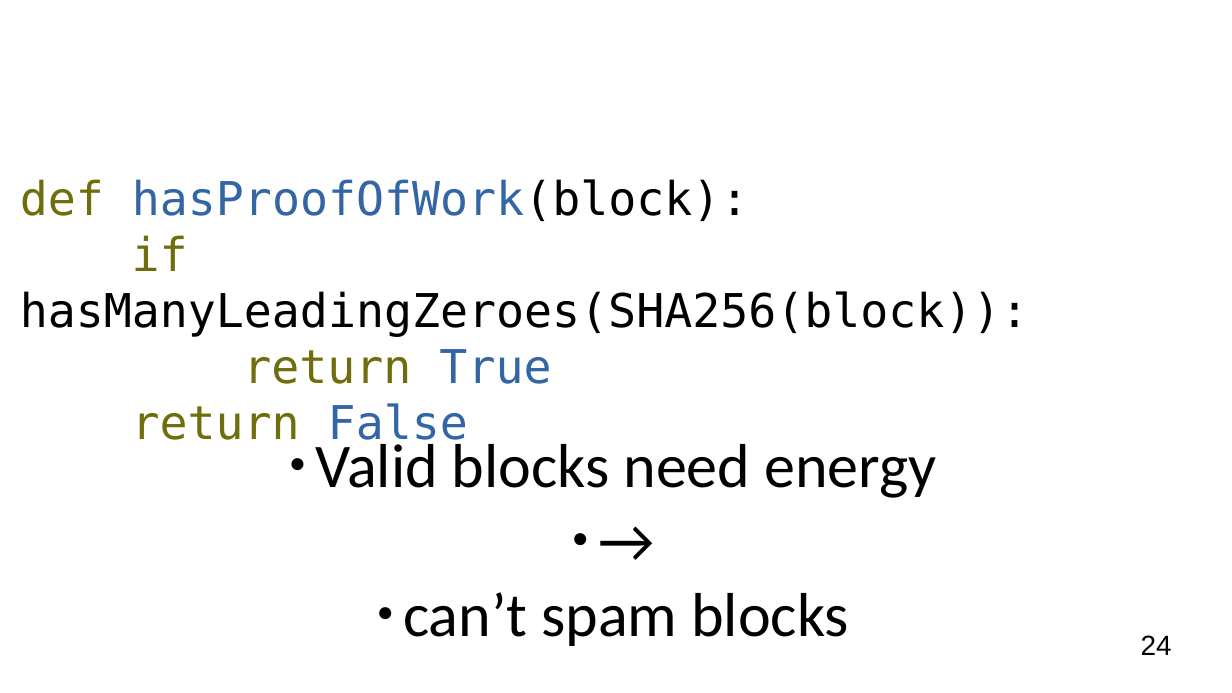
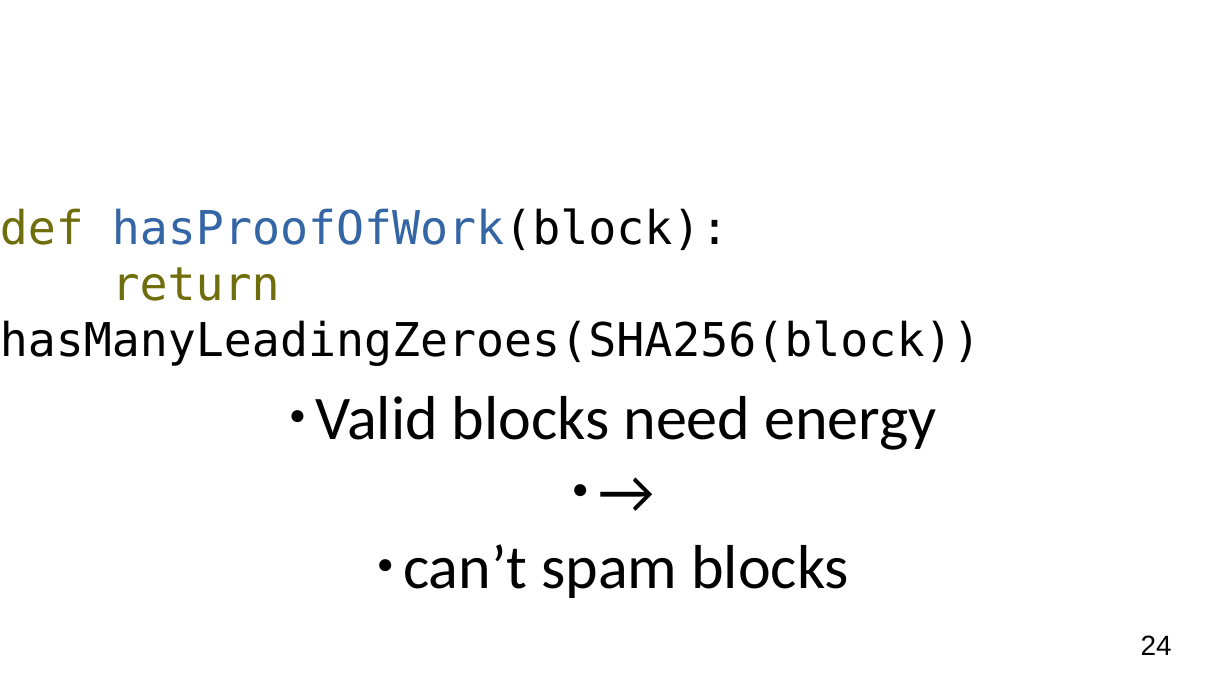
Before and after one commit to OrfeasLitos/blockchain_slides, a slide deck: slide 24 of presentation.pptx. Drawn at 1232x693 pixels with LibreOffice and Linux fonts; fonts in the diff are those of the drawing; background and template pictures are left out. Boxes give left, top, right and bottom in pixels: in the first picture for what was removed or moved away, otherwise in the second. Text is boxed around its words. In the diff, an @@ line names an element or a change of style, - is before the commit and + after.

Commit message:
Improve proofOfWork pseudocode

```diff
--- a/presentation.pptx
+++ b/presentation.pptx
@@ text "def hasProofOfWork(block):" moved from (x1=20, y1=179, x2=1029, y2=449) to (x1=0, y1=208, x2=981, y2=366) @@
@@ text at (x1=0, y1=267, x2=981, y2=366): text changed @@
-if hasManyLeadingZeroes(SHA256(block)):
-return True
-return False
+return hasManyLeadingZeroes(SHA256(block))
@@ text "Valid blocks need energy" rewrapped from (x1=316, y1=436, x2=936, y2=646) to (x1=316, y1=396, x2=936, y2=598) @@
```
Also in this commit, not shown: 8 other slides changed, 2 other files.
